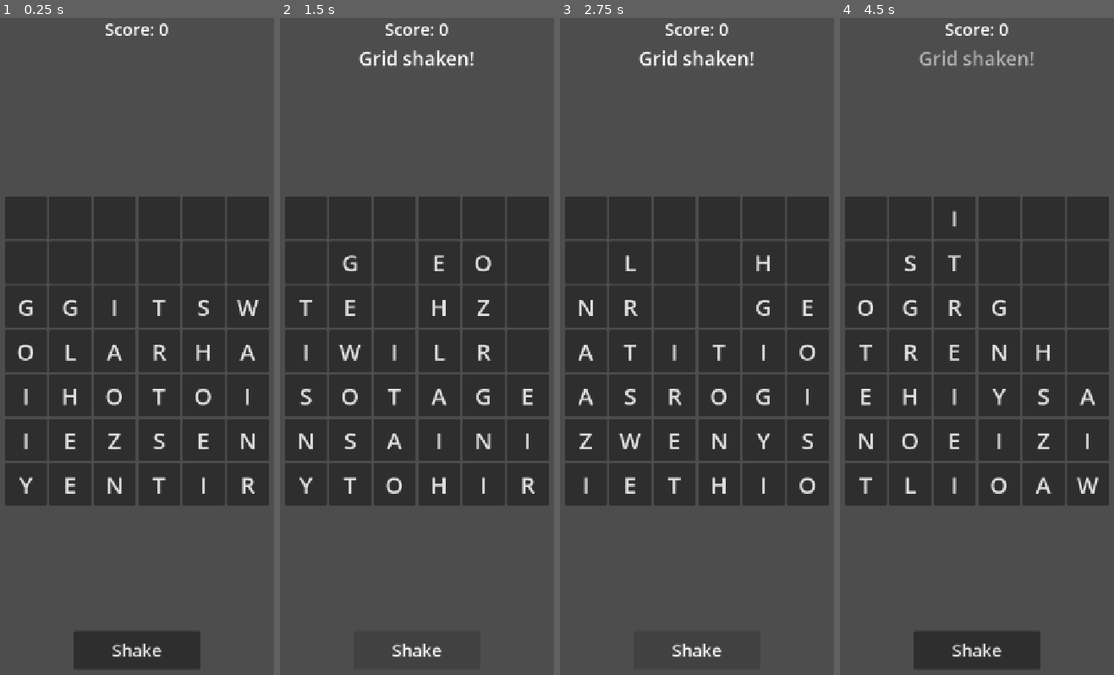
Above: before the commit, frames 1-4 (left to right).
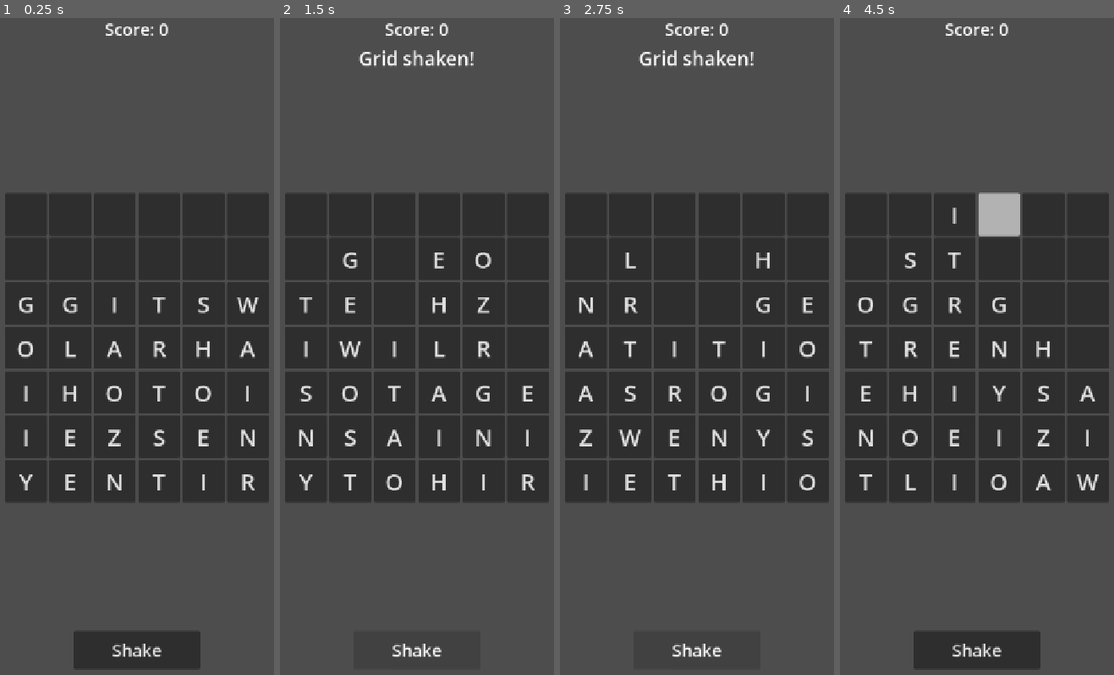
Above: after the commit, the same moments.

Repository: lux-sp4rk/wrdfall
Game: Godot game, scene res://scenes/LoomDrop.tscn
Two runs of this game, one before a commit and one after it. Both use one fixed random seed, a clock stepped at 60 frames per second and the inputs below.
Inputs (mouse positions are in pixels of both pictures, inside the frame that each line leads up to):
- Up to frame 1 (0.25 s): no input
- Up to frame 2 (1.5 s): click "Shake" at 0.5 s; click "Shake" at 1.25 s
- Up to frame 3 (2.75 s): click "Shake" at 2 s
- Up to frame 4 (4.5 s): tap Enter at 2.75, 4.25 s; move the mouse to (1061, 307) at 2.77 s; click (1061, 307) at 2.92 s; tap Space at 3.5 s; move the mouse to (900, 379) at 3.52 s; click (900, 379) at 3.67 s; move the mouse to (1015, 195) at 4.27 s; click (1015, 195) at 4.42 s

The runs differ from the first frame. In frame 1, 5.9% of the frame differs, in the area x 1-99%, y 26-75%; in frame 2, 5.9%; in frame 3, 5.8%; in frame 4, 7.2%, in the area x 1-99%, y 4-75%.

Commit message:
feat: Update Loom Drop grid to 7x6 and Godot 4.6

Diff:
--- a/godot/scenes/LoomDrop.tscn
+++ b/godot/scenes/LoomDrop.tscn
@@ -45,6 +45,7 @@
 [node name="GridCenter" type="CenterContainer" parent="MarginContainer/VBox"]
 layout_mode = 2
 size_flags_vertical = 3
+size_flags_stretch_ratio = 0.7
 
 [node name="GridContainer" type="GridContainer" parent="MarginContainer/VBox/GridCenter"]
 unique_name_in_owner = true
@@ -52,6 +53,10 @@
 theme_override_constants/h_separation = 4
 theme_override_constants/v_separation = 4
 columns = 7
+
+[node name="ButtonSpacer" type="Control" parent="MarginContainer/VBox"]
+custom_minimum_size = Vector2(0, 4)
+layout_mode = 2
 
 [node name="ActionButtons" type="CenterContainer" parent="MarginContainer/VBox"]
 layout_mode = 2
Not shown, changed: CLAUDE.md
Not shown, changed: README.md
